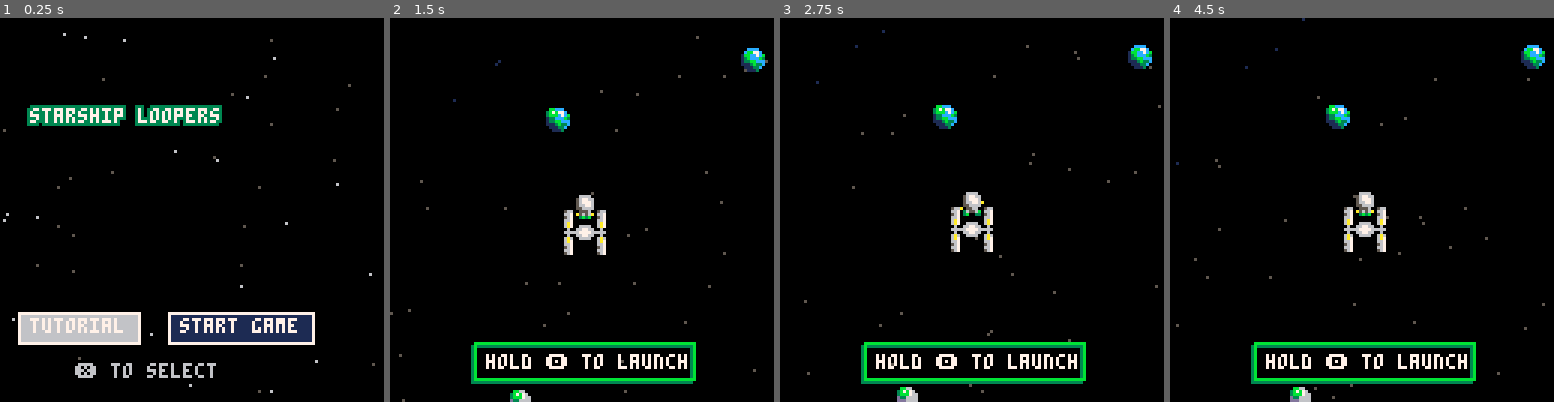
Above: before the commit, frames 1-4 (left to right).
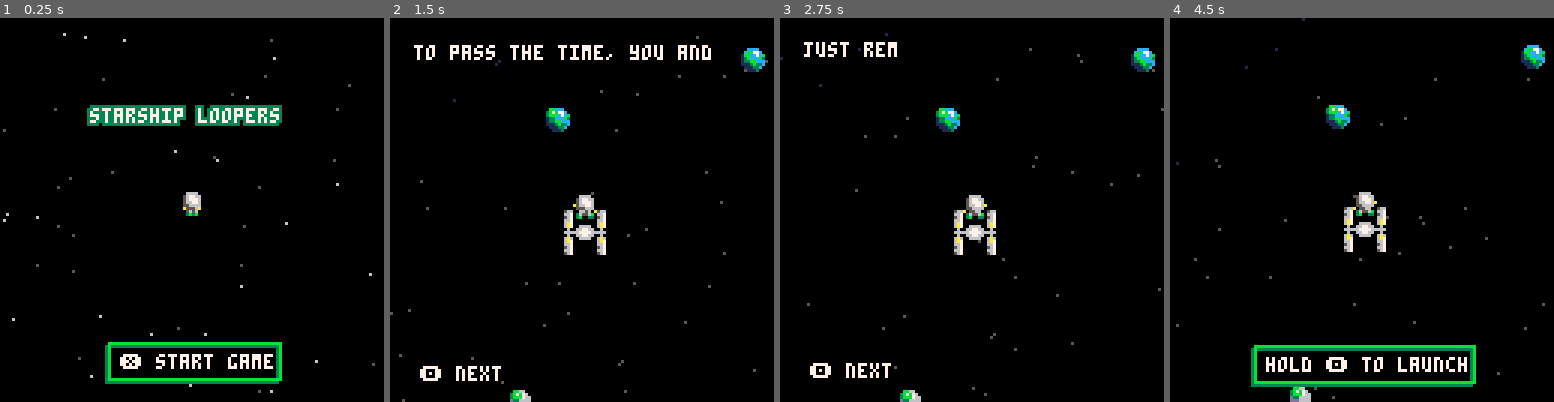
Above: after the commit, the same moments.

Repository: aadriien/GMTK-starship-loopers
Game: PICO-8 cartridge starship-loopers.p8
Two runs of this game, one before a commit and one after it. Both use one fixed random seed, a clock stepped at 60 frames per second and the inputs below.
Inputs:
- Up to frame 1 (0.25 s): no input
- Up to frame 2 (1.5 s): tap X (X key) at 0.33, 1.07 s; tap O (Z key) at 0.7 s
- Up to frame 3 (2.75 s): hold Right 1.6-2.1 s; tap O (Z key) at 1.7, 2.1, 2.5 s; tap X (X key) at 1.85 s; hold Right from 2.47 s (still down)
- Up to frame 4 (4.5 s): tap O (Z key) every 0.4 s from 2.9 to 4.1 s; tap X (X key) at 2.97, 4.08 s; release Right at 3.03 s; hold Left 3.08-3.58 s; hold Right from 4.02 s (still down)

The runs differ from the first frame. In frame 1, 11% of the frame differs, in the area x 4-83%, y 22-96%; in frame 2, 4.4%; in frame 3, 5.6%; in frame 4, 3.4%.

Commit message:
added intro text

Diff:
--- a/starship-loopers.p8
+++ b/starship-loopers.p8
@@ -16,10 +16,30 @@
     offset = 0 -- for screenshake
     highscore = 0
 
+    -- ui variables
+    ui_anim_timer = 0
+	ui_anim_speed = 12
+	ui_offset = 0
+
+    intro_text = {[[working on a space station
+has never felt so boring...]],
+[[to pass the time, you and
+your crewmates start testing
+out some new gravitational
+slingshot tech.]],
+[[it's time for you to show off
+your interstellar
+maneuvering skills!]],
+[[you're determined to
+loop around a black hole.]],
+[[just remember -- save enough
+fuel to get back home!]]}
+
     init_round()
 end
 
 function _update()
+    ui_timer()
     _upd()
 end
 
@@ -31,24 +51,28 @@
 -- states
 function u_start_screen()
     -- ADD START SCREEN CODE HERE
-
-    -- navigate choices
-    if btnp(⬅️) then
-        selected_idx -= 1
-        if selected_idx < 1 then selected_idx = 2 end
-    elseif btnp(➡️) then
-        selected_idx += 1
-        if selected_idx > 2 then selected_idx = 1 end
-    end
-
-    if btn(❎) and selected_idx == 1 then
-        _upd = u_launch_phase
-        _drw = d_launch_phase
-    elseif btn(❎) and selected_idx == 2 then
-        bodies_temp = deepcopy(bodies)
+    if btn(❎) then
         _upd = u_intro
         _drw = d_intro
     end
+
+    -- navigate choices
+    -- if btnp(⬅️) then
+    --     selected_idx -= 1
+    --     if selected_idx < 1 then selected_idx = 2 end
+    -- elseif btnp(➡️) then
+    --     selected_idx += 1
+    --     if selected_idx > 2 then selected_idx = 1 end
+    -- end
+
+    -- if btn(❎) and selected_idx == 1 then
+    --     _upd = u_intro
+    --     _drw = d_intro
+    -- elseif btn(❎) and selected_idx == 2 then
+    --     bodies_temp = deepcopy(bodies)
+    --     _upd = u_intro
+    --     _drw = d_intro
+    -- end
 end
 
 function d_start_screen()
@@ -59,51 +83,89 @@
 end
 
 function u_intro()
+    update_particles()
+    if btnp(🅾️) then
+        intro_counter += 1
+        intro_char_idx = 1
+    end
+
+    if intro_counter > #intro_text then
+        _upd = u_launch_phase
+        _drw = d_launch_phase
+    end
     -- TODO ADD INTRO CODE HERE (tutorial mode)
 
-    -- hardcode celestial body examples (2 planets)
-    if not intro_initialized then
-        bodies = {
-            { x = 30, y = 70, size = 4 },
-            { x = 110, y = 45, size = 8 }
-        }
-        intro_initialized = true -- flag to prevent reset every frame
-    end
-
-    if btn(❎) then
-        ship.state = "lock"
-    else
-        ship.state = "drift"
-    end
-
-    move_ship()
-
-    if btn(🅾️) then
-        -- restore original randomized celestial bodies
-        bodies = deepcopy(bodies_temp)
-        intro_initialized = false
-
-        _upd = u_start_screen
-        _drw = d_start_screen
-    end
+    -- -- hardcode celestial body examples (2 planets)
+    -- if not intro_initialized then
+    --     bodies = {
+    --         { x = 30, y = 70, size = 4 },
+    --         { x = 110, y = 45, size = 8 }
+    --     }
+    --     intro_initialized = true -- flag to prevent reset every frame
+    -- end
+
+    -- if btn(❎) then
+    --     ship.state = "lock"
+    -- else
+    --     ship.state = "drift"
+    -- end
+
+    -- move_ship()
+
+    -- if btn(🅾️) then
+    --     -- restore original randomized celestial bodies
+    --     bodies = deepcopy(bodies_temp)
+    --     intro_initialized = false
+
+    --     _upd = u_start_screen
+    --     _drw = d_start_screen
+    -- end
 end
 
 function d_intro()
     -- TODO ADD INTRO CODE HERE
+    -- cls()
+    -- map()
+    -- print_with_glow("your rocket loop awaits", 20, 10, 7)
+    -- print_hint("❎ to toggle gravity tether", 10, 105, 6, 0)
+    -- print_hint("🅾️ to return to home screen", 10, 115, 6, 0)
+
+
+    -- draw_ship()
+    -- draw_lasso()
+
+    -- -- draw only hardcoded examples (2 bodies)
+    -- for body in all(bodies) do
+    --     circfill(body.x, body.y, body.size, body.color)
+    -- end
+
+    update_camera_position()
     cls()
+    camera(cam.x, cam.y)
     map()
-    print_with_glow("your rocket loop awaits", 20, 10, 7)
-    print_hint("❎ to toggle gravity tether", 10, 105, 6, 0)
-    print_hint("🅾️ to return to home screen", 10, 115, 6, 0)
-
+
+    -- draw particles
+    for particle in all(particles) do
+        if dst(particle, create_vector(128,128)) >= map_boundary then
+            pset(particle.x + ship.x / 4 - 256, particle.y + ship.y / 4 - 256, 5)
+        else
+            pset(particle.x + ship.x / 4 - 256, particle.y + ship.y / 4 - 256, 1)
+        end
+    end
+    -- draw celestial bodies
+    draw_bodies()
+    -- draw portals around perimeter
+    for portal in all(portals) do
+        spr(portal.sprite, portal.x, portal.y)
+    end
+    draw_fuel_pickups()
+    draw_station()
 
     draw_ship()
-    draw_lasso()
-
-    -- draw only hardcoded examples (2 bodies)
-    for body in all(bodies) do
-        circfill(body.x, body.y, body.size, body.color)
-    end
+
+    camera(0,0)
+    draw_intro_text(intro_text[intro_counter])
+    print_hint("🅾️ next", 10, 115 + ui_offset, 7, 0)
 
 end
 
@@ -334,16 +396,21 @@
     end
 
     camera(0,0)
-    print_with_glow("game over", 20, 30, 7)
     if ship.landing_success == true then
-        print_with_glow("final score: ", 20, 40, 7)
-        print_with_glow(flr(ship.score), 20, 50, 7)
+        print_with_glow("you made it home!", 20, 20, 7)
+        print_with_glow("final score: ", 20, 30, 7)
+        print_with_glow(flr(ship.score), 20, 40, 7)
         if new_high_score then
-            print_with_glow("new high score!", 20, 60, 7)
+            print_with_glow("new high score!", 20, 50, 7)
         end
     else
-        print_with_glow("you drifted into the", 20, 40, 7)
-        print_with_glow("cold depths of space", 20, 50, 7)
+        print_with_glow("you drifted into the", 20, 30, 7)
+        print_with_glow("cold depths of space", 20, 40, 7)
+        if ship.last_target.type == "blackhole" then
+            print_with_glow("watch out for black holes...", 20, 50, 7)
+        elseif ship.fuel_left <= 0 then
+            print_with_glow("watch your fuel tank!", 20, 50, 7)
+        end
     end
     draw_button(30, 100, "🅾️ play again", 1)
 end
@@ -364,17 +431,23 @@
 
 function draw_title()
     draw_starry_bg()
-
+    camera(ship.x - 64, ship.y - 64)
+    draw_ship()
+
+    camera(0,0)
     if _upd == u_start_screen then
-        print_with_glow("starship loopers", 10, 30, 7)
-        draw_button(10, 100, "tutorial", selected_idx == 1)
-        draw_button(60, 100, "start game", selected_idx == 2)
-        print_hint("❎ to select", 25, 115, 6, 0)
+        print_with_glow("starship loopers", 30, 30, 7)
+        --draw_button(10, 100, "tutorial", selected_idx == 1)
+        -- draw_button(40, 100, "start game", selected_idx == 2)
+        current_message = "❎ start game"
+        message_life = 1/30
+        draw_message()
 
         if highscore > 0 then
-            print_with_glow("best score: " .. flr(highscore), 10, 50, 7)
+            print_with_glow("best score: " .. flr(highscore), 30, 50 + ui_offset, 7)
         end
 	end
+
 end
 
 function print_with_glow(str, x, y, col)
@@ -403,7 +476,7 @@
 end
 
 function draw_score()
-    print_with_glow(flr(ship.score), 2,2,7)
+    print_with_glow(flr(ship.score), 2,2 + ui_offset,7)
 end
 
 function draw_button(x, y, label, selected)
@@ -420,11 +493,9 @@
 end
 
 function draw_message()
-    sx, sy = (96 % 16) * 8, (96 \ 16) * 8
-    sspr(sx, sy, 88, 16, 20, 112)
     if current_message != "" then
         text_width = #current_message * 4
-        print(current_message, (64 - text_width / 2), 112, 7)
+        print(current_message, (64 - text_width / 2), 112 + ui_offset, 7)
 
         -- text_width = #current_message * 8
         -- upperx = 64 - text_width / 2
@@ -442,8 +513,8 @@
         rect_y1 = 112 - padding
         rect_y2 = 112 + 4 + padding
 
-        rect(rect_x1 - 1, rect_y1 + 1, rect_x2 - 1, rect_y2 + 1, 3)
-        rect(rect_x1, rect_y1, rect_x2, rect_y2, 11)
+        rect(rect_x1 - 1, rect_y1 + 1 + ui_offset, rect_x2 - 1, rect_y2 + 1 + ui_offset, 3)
+        rect(rect_x1, rect_y1 + ui_offset, rect_x2, rect_y2 + ui_offset, 11)
 
         message_life -= (1/30)
 
@@ -550,16 +621,19 @@
         ship.target = find_closest()
 
         if ship.target != "none" then
+            ship.last_target = ship.target
             -- consume fuel
             ship.fuel_left -= 1
 
             if ship.fuel_left < ship.fuel_max / 3 then
                 current_message = "low fuel!"
-                message_life = 1
+                message_life = 2
             end
             if ship.fuel_left < 0 then
                 current_message = "no fuel!"
-                message_life = 1
+                message_life = 2
+                offset = 3
+
             end
 
 
@@ -612,6 +686,7 @@
             ship.fuel_left = min(ship.fuel_left + 100, ship.fuel_max)
             -- point bonus for refueling
             ship.score += 20
+            offset = 2
             current_message = "refueled!"
             message_life = 1.5
         end
@@ -712,13 +787,7 @@
     end
 end
 
-function get_magnitude(vel)
-    return sqrt(sqr(vel.y) + sqr(vel.x))
-end
-
-function get_magnitude(vel)
-    return sqrt(sqr(vel.y) + sqr(vel.x))
-end
+
 function activate_portal()
     -- ship.portal_cooldown: 0 when no portal interaction
     -- ship.portal_target: the portal that the ship is going into. defined before the ship teleports
@@ -773,29 +842,29 @@
             local new_speed = get_magnitude(ship.vel)
             printh("new_speed:\t" .. new_speed)
 
-            if ship.vel.y > 0 then
-                ship.vel.y = min(vec.y * new_speed, 5)
+            if vec.y * new_speed > 0 then
+                ship.vel.y = max(min(vec.y * new_speed, 5), 0.1)
             else
-                ship.vel.y = max(vec.y * new_speed, -5)
+                ship.vel.y = min(max(vec.y * new_speed, -5), -0.1)
             end
 
-            if ship.vel.x > 0 then
-                ship.vel.x = min(vec.x * new_speed, 5)
+            if vec.x * new_speed > 0 then
+                ship.vel.x = max(min(vec.x * new_speed, 5), 0.1)
             else
-                ship.vel.x = max(vec.x * new_speed, -5)
+                ship.vel.x = min(max(vec.x * new_speed, -5), -0.1)
             end
 
             printh("ship.vel:\t" .. ship.vel.y .. "\t" .. ship.vel.x )
-            ship.portal_target = create_vector(0,0)
+            ship.portal_target = nil
         end
 
         return
     end
 
     -- When the ship is entering a portal
-    if ship.portal_target != create_vector(0, 0) then
+    if ship.portal_target != nil then
         local vec = norm(create_vector(ship.portal_target.x - ship.x, ship.portal_target.y - ship.y))
-        local new_speed = get_magnitude(ship.vel)
+        local new_speed = 3
 
         if ship.portal_cooldown == flr(cooldown_duration * 6 / 8) then
             new_speed = 0.8
@@ -810,15 +879,8 @@
     -- leaving new portal
     if ship.portal_cooldown == flr(cooldown_duration * 3 / 8) then
             printh("speed up")
-            ship.vel.y *= 1.25
-            ship.vel.x *= 1.25
-    end
-
-    -- leaving new portal
-    if ship.portal_cooldown == flr(cooldown_duration * 2 / 8) then
-            printh("speed up")
-            ship.vel.y *= 1.15
-            ship.vel.x *= 1.15
+            ship.vel.y *= 5
+            ship.vel.x *= 5
     end
 end
 
@@ -999,14 +1061,13 @@
     return {x = x_input, y = y_input}
 end
 
-function norm(vec)
+function get_magnitude(vec)
     local abs_x = abs(vec.x)
     local abs_y = abs(vec.y)
     local max_dim = max(abs_x, abs_y)
 
     if max_dim < 181 then
-        local magnitude = sqrt(sqr(vec.x) + sqr(vec.y))
-        return create_vector((vec.x / magnitude), (vec.y / magnitude))
+        return sqrt(sqr(vec.x) + sqr(vec.y))
     end
 
     local scale = 1
@@ -1017,9 +1078,24 @@
 
     local scaled_x = vec.x / scale
     local scaled_y = vec.y / scale
-    local magnitude = sqrt(sqr(scaled_x) + sqr(scaled_y))
-    return create_vector(scaled_x / magnitude, scaled_y / magnitude)
-    end
+    local magnitude = scale * sqrt(sqr(scaled_x) + sqr(scaled_y))
+    return magnitude
+end
+
+function norm(vec)
+    if vec.x == 0 and vec.y == 0 then
+        return create_vector(0, 0)
+    end
+
+    local magnitude = get_magnitude(vec)
+
+    if magnitude == 0 then
+        return create_vector(0, 0)
+    end
+
+    return create_vector(vec.x / magnitude, vec.y / magnitude)
+
+end
 
 function deepcopy(tbl)
     local copy = {}
@@ -1034,6 +1110,11 @@
 end
 
 function init_round()
+    intro_counter = 1
+    intro_anim_timer = 0
+    intro_anim_speed = 1
+    intro_char_idx = 1
+
     ending_initialized = false
     new_high_score = false
 
@@ -1062,6 +1143,7 @@
         size = 4,
         state = "drift", -- "drift" or "lock"
         target = "none",
+        last_target = "none",
         launch_angle = 0,
         launch_countdown = 3,
         launch_phase = false,
@@ -1149,7 +1231,41 @@
     printh("station:\t" .. station.x .. "\t" .. station.y)
 end
 
-
+function draw_intro_text(string)
+    intro_anim_timer += 1
+    if intro_anim_timer >= intro_anim_speed then
+        intro_anim_timer = 0
+        intro_char_idx = min(intro_char_idx + 1, #string)
+    end
+	x = 8
+	y = 8
+	-- declare bounds of the text box --
+	x_start = 8
+	x_limit = 112
+	y_limit = 96
+	for i = 1, #string do
+		if (string[i] == "\n") then
+			y += 8
+			x = x_start
+		else
+			c = 7
+			if intro_char_idx >= i then
+                x = print(string[i], x, y + ui_offset, c)
+			end
+		end
+	end
+end
+
+function ui_timer()
+    -- ui animation timer
+    -- called in every update frame (in _update())
+    -- apply ui_offset to UI variables to make them animate
+	ui_anim_timer += 1
+	if ui_anim_timer >= ui_anim_speed then
+		ui_anim_timer = 0
+		ui_offset = (ui_offset + 1) % 2
+	end
+end
 __gfx__
 000000000000000000666600062212000000000000000000000000000000000000000000000000000000000000aaaa0000000000000000000bb0000007777770
 0000000000000000056776602c16c612000000000000000000000000000000000000000000000000000000000aaa77a005660000000056603b7b000077000007
